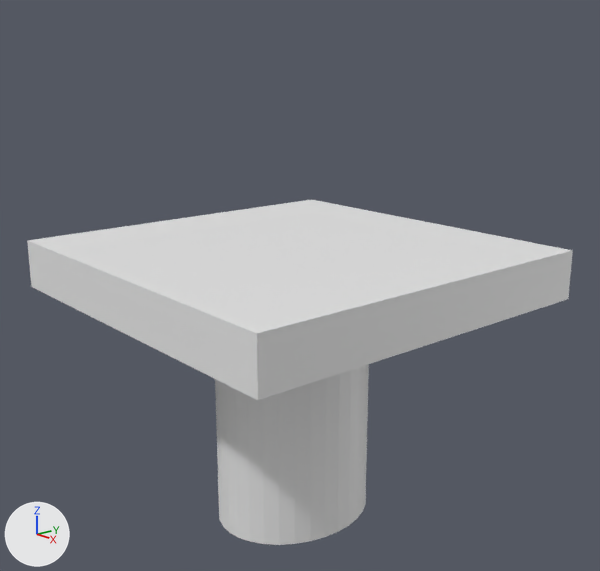
What one commit did to the Blender file Assets/Models/src/tower-baseAvion.blend.
The view is the same before and after, from a 50 mm camera at (12.92, -10.76, 7.24) aimed at (0.18, 0.04, 2.6). Every picture has the same lights, and +X, +Y and +Z are marked at lower left.
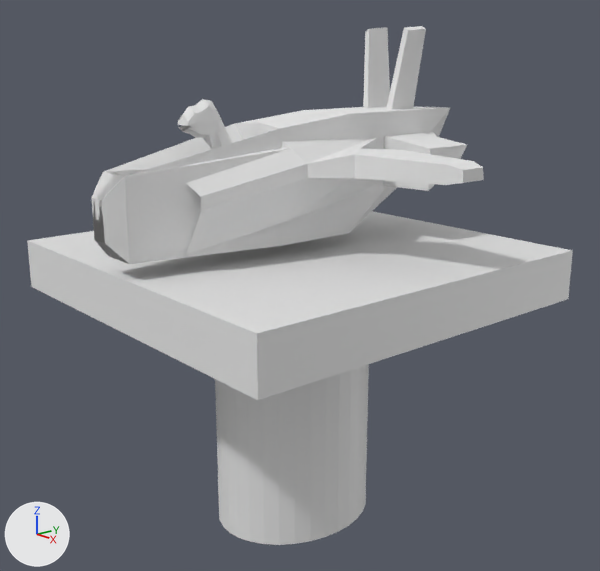
Where the newer file only moved an object's origin or applied its transform, the numbers keep the older frame.

Patch to the scene script:
```diff
--- a/Assets/Models/src/tower-baseAvion.blend.py
+++ b/Assets/Models/src/tower-baseAvion.blend.py
@@ mat_material_000 @@
+mat_material_000 = diffuse_material('Material.000')
+mat_material_000.base_color = (0.8, 0.8, 0.8)  # white #e7e7e7
@@ mat_materialaptu_001 @@
+mat_materialaptu_001 = diffuse_material('MaterialAptU.001')
+mat_materialaptu_001.base_color = (0.8, 0.8, 0.8)  # white #e7e7e7
@@ me_cube_001 @@
+me_cube_001.from_pydata(...)  # 560 vertices, 792 faces; spans x -5.55..5.55, y -4.81..4.39, z 2.62..5.55
+# faces by material slot: [160, 632]
+me_cube_001.materials.append(mat_material_000)  # its picture is missing
+me_cube_001.materials.append(mat_materialaptu_001)  # its picture is missing
@@ ob_cube @@
+ob_cube = bpy.data.objects.new('Cube', me_cube_001)
+ob_cube.location = (0.0, 0.0, 0.0)
+ob_cube.scale = (0.721, 0.9, 1.41)
```

Changed parts and their boxes (x1, y1, x2, y2) in the pictures (600 x 571 px):
'Cube', added
    after: (92, 26, 484, 264)
    faces in mat_material_000 (its picture is missing): (92, 26, 484, 264)
    faces in mat_materialaptu_001 (its picture is missing): (178, 99, 233, 149)
